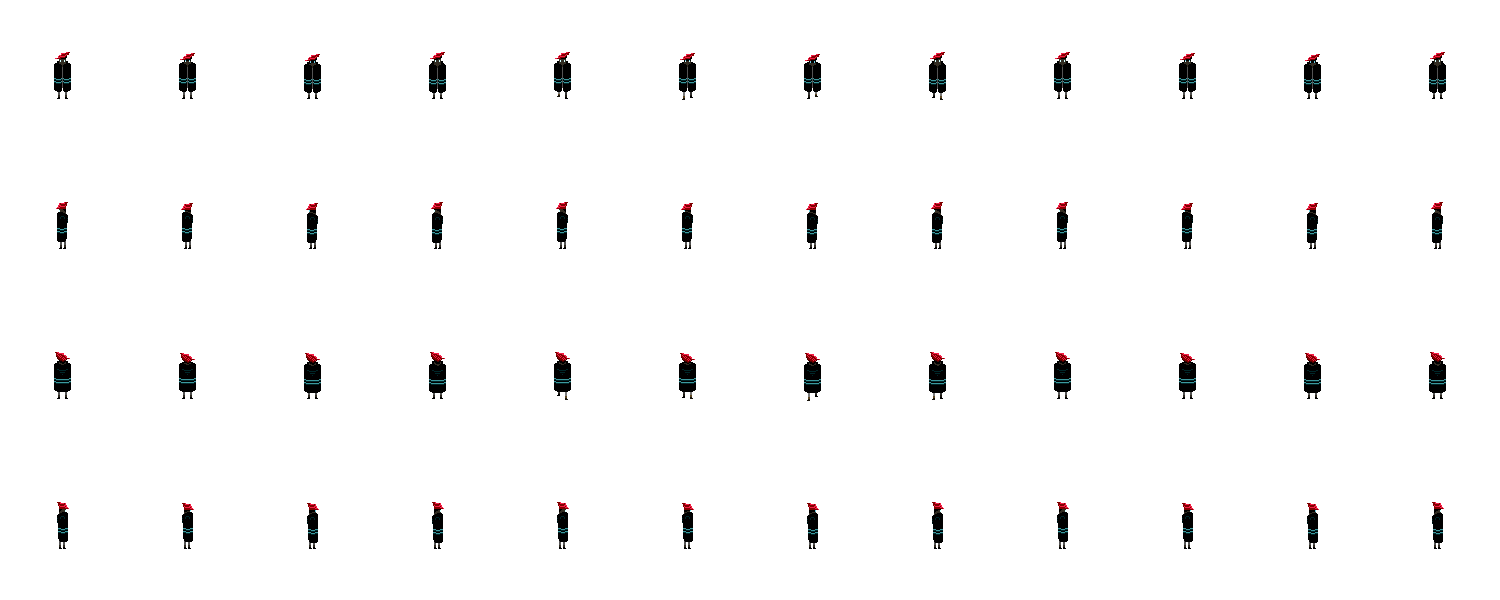
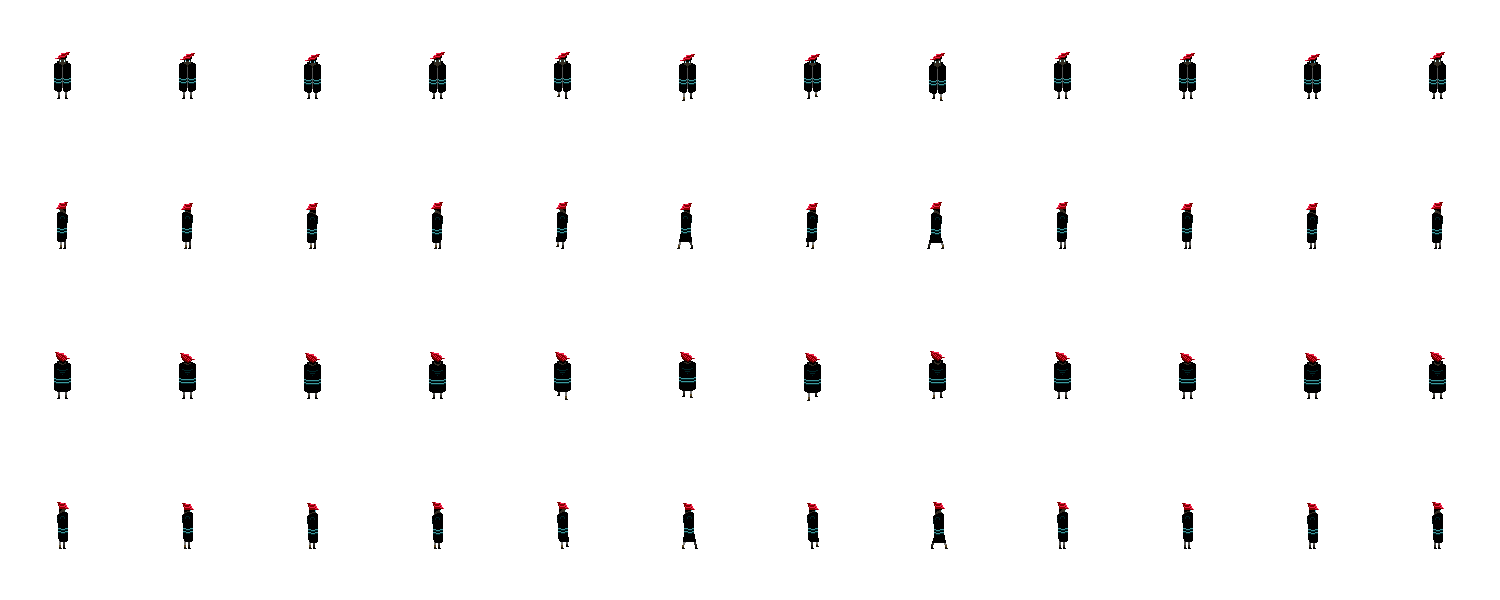
Layer changes from the first 1500×600 image to the second:
painted on "main4" over [59, 52, 948, 549]
